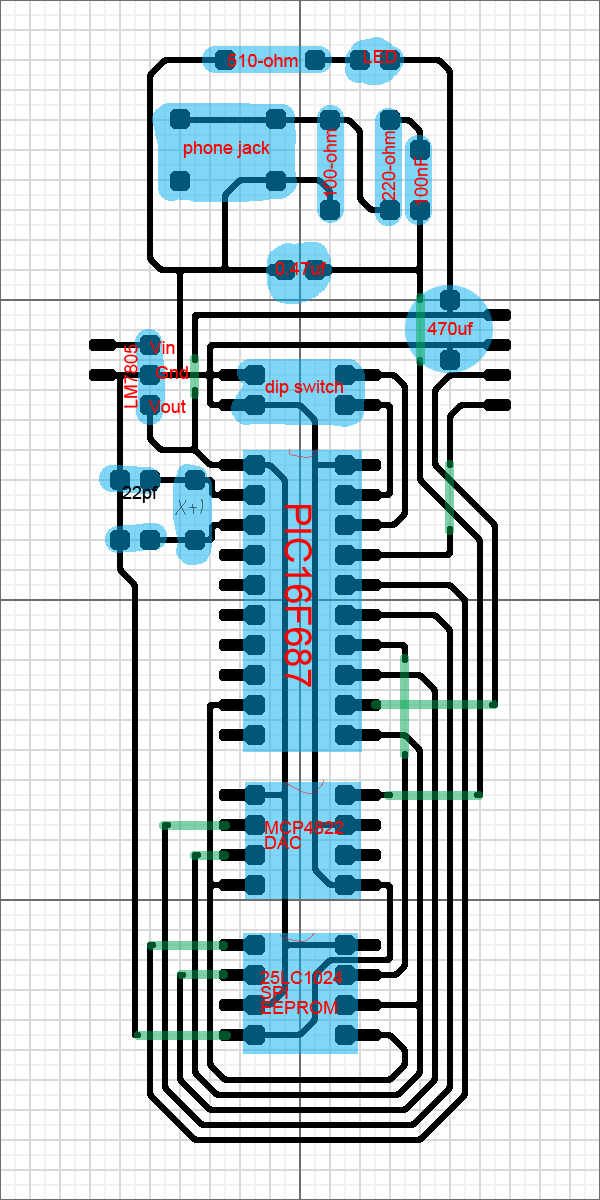
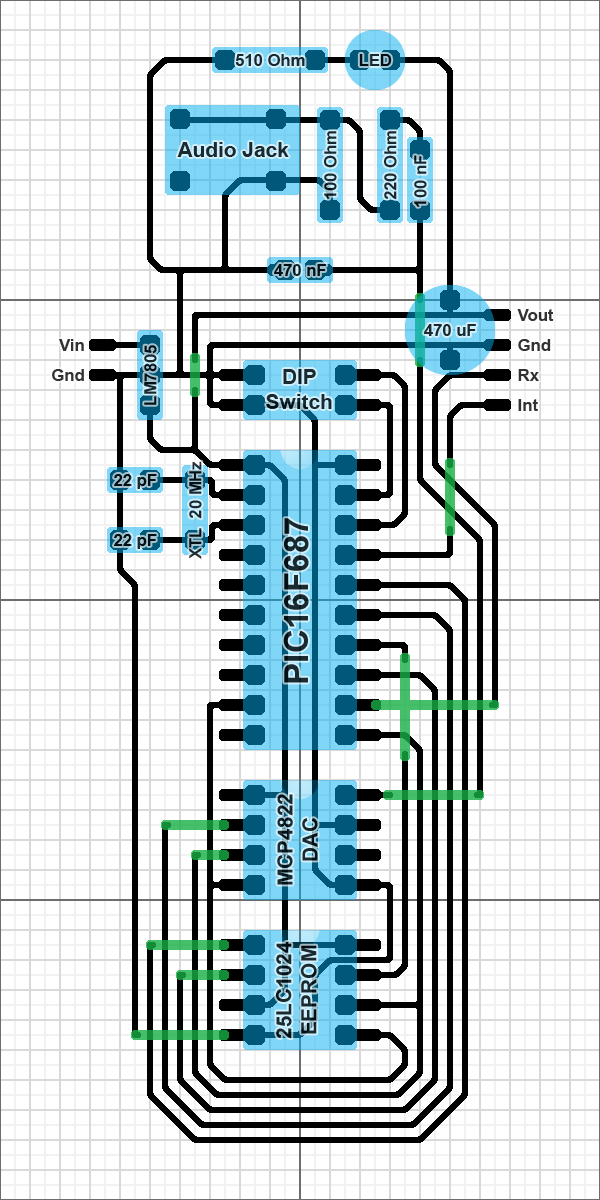
Comparing the layer stacks of the two (600, 1200) images. Changes:
added group "Labels" with 18 layers above "Components" over [52, 54, 554, 1039]
added layer "510 Ohm" (80%) in group "Labels" over [235, 54, 305, 66]
added layer "LED" (80%) in group "Labels" over [359, 54, 392, 66]
added layer "Audio Jack" (80%) in group "Labels" over [177, 142, 289, 157]
added layer "100 Ohm" (80%) in group "Labels" over [324, 131, 337, 199]
added layer "220 Ohm" (80%) in group "Labels" over [384, 131, 397, 200]
added layer "100 nF" (80%) in group "Labels" over [414, 155, 427, 207]
added layer "470 nF" (80%) in group "Labels" over [274, 264, 326, 276]
added layer "470 uF" (80%) in group "Labels" over [424, 324, 476, 336]
added layer "LM7805" (80%) in group "Labels" over [144, 345, 157, 405]
added layer "DIP Switch" (80%) in group "Labels" over [266, 369, 332, 409]
added layer "22 pF" (1st of 2, in "Labels") (80%) in group "Labels" over [114, 534, 157, 549]
added layer "XTL 20 MHz" (80%) in group "Labels" over [189, 461, 202, 559]
"PIC16F687": opacity 100% → 80%, moved it into group "Labels", painted on it over [283, 505, 312, 687]
removed layer "Vout" over [99, 37, 501, 1054]
"MCP4822 DAC": opacity 100% → 80%, moved it into group "Labels", painted on it over [265, 794, 344, 885]
removed layer "25LC1024 SPI EEPROM" over [260, 971, 343, 1014]
added layer "25LC1024 EEPROM" (80%) in group "Labels" over [276, 942, 317, 1039]
added layer "22 pF" (2nd of 2, in "Labels") (80%) in group "Labels" over [114, 474, 157, 489]
added layer "Output pinouts" (80%) in group "Labels" over [517, 309, 554, 411]
added layer "Input Pinouts" (80%) in group "Labels" over [52, 339, 84, 381]
added layer "Components" (50%) above "Jumpers" over [107, 30, 495, 1050]
added layer "Jumpers" (80%) above "Layout" over [131, 293, 499, 1040]
